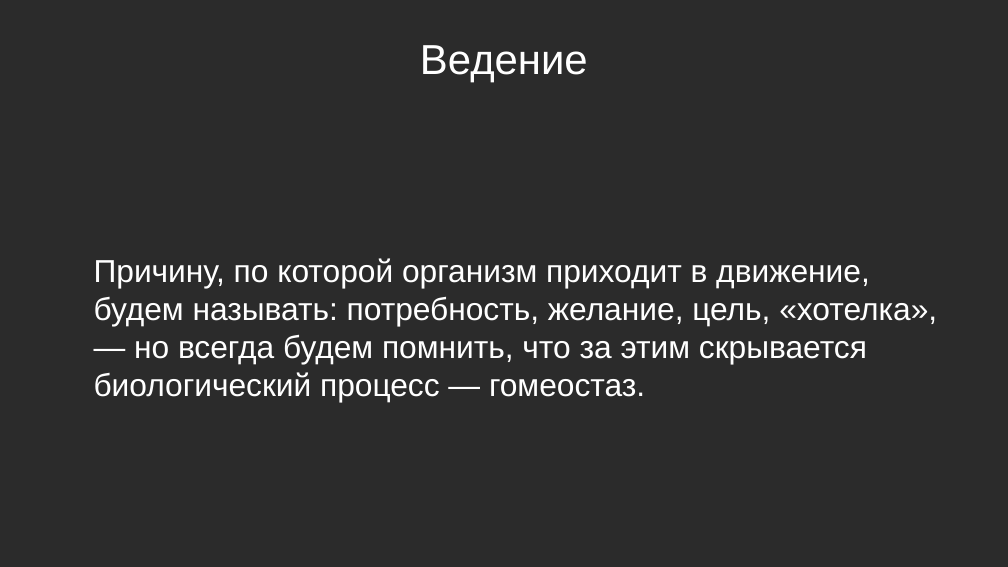
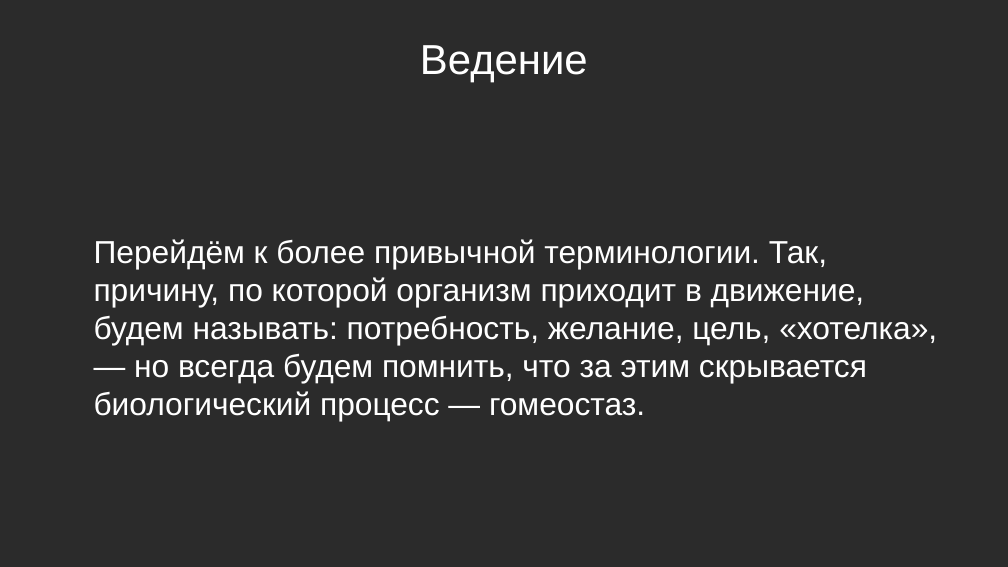
Before and after one commit to Chularev/articles, a slide deck: slide 7 of Psychology/Гомеостаз и мотивация (практика).odp. Drawn at 1008x567 pixels with LibreOffice and Linux fonts; fonts in the diff are those of the drawing; background and template pictures are left out; a plain dark background stands for a picture behind light text. Boxes give left, top, right and bottom in pixels: in the first picture for what was removed or moved away, otherwise in the second. Text is boxed around its words. In the diff, an @@ line names an element or a change of style, - is before the commit and + after.

Commit message:
Тмп

```diff
--- a/Psychology/Гомеостаз и мотивация (практика).odp
+++ b/Psychology/Гомеостаз и мотивация (практика).odp
@@ text at <box>94,239,937,421</box>: text changed @@
-Причину, по которой организм приходит в движение, будем называть: потребность, желание, цель, «хотелка», — но всегда будем помнить, что за этим скрывается биологический процесс — гомеостаз.
+Перейдём к более привычной терминологии. Так, причину, по которой организм приходит в движение, будем называть: потребность, желание, цель, «хотелка», — но всегда будем помнить, что за этим скрывается биологический процесс — гомеостаз.
```
